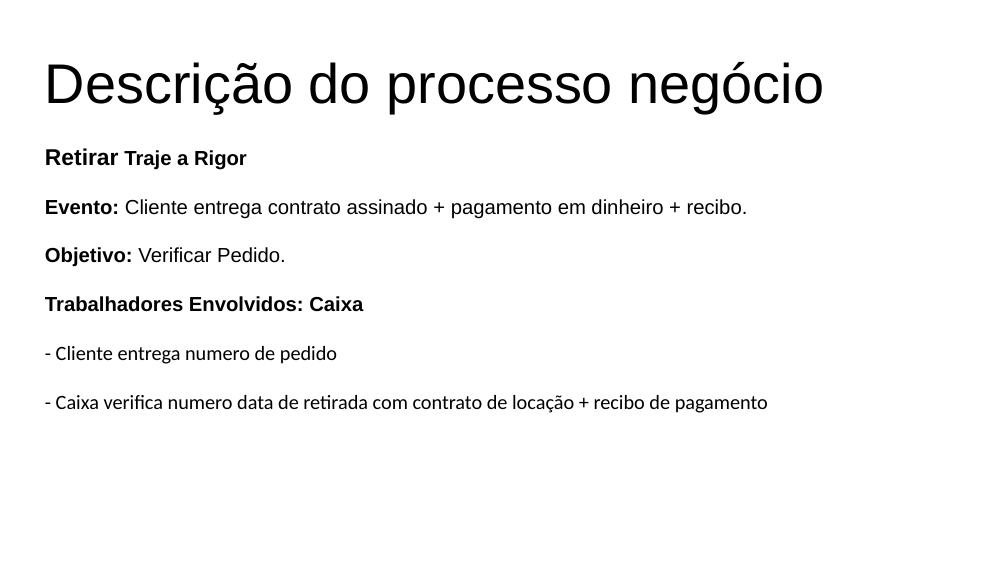
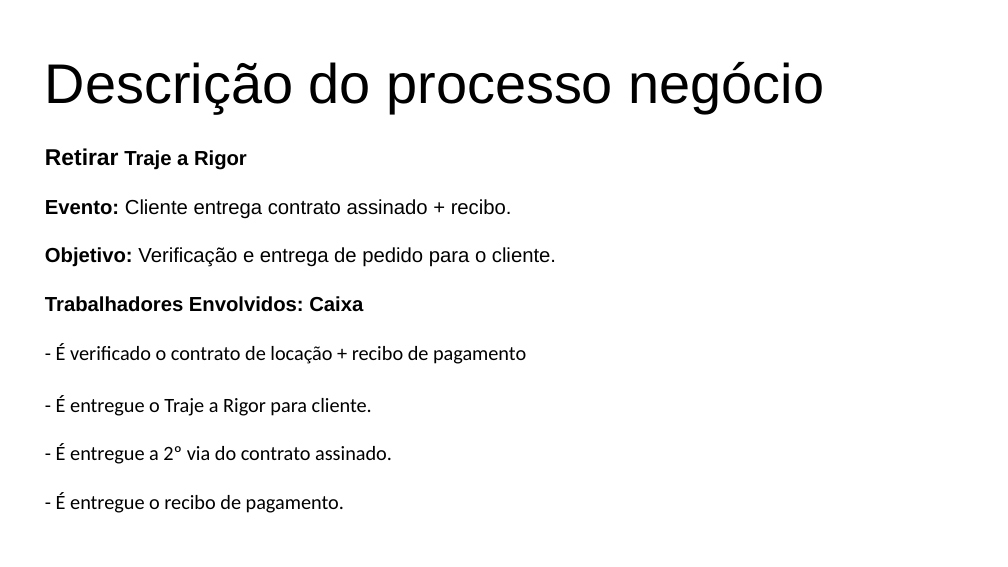
Before and after one commit to grupopenelopechavosa/OPE---Faculdade-Impacta, a slide deck: slide 4 of 18 - Descrição dos Processo de Negocio.pptx. Drawn at 1008x567 pixels with LibreOffice and Linux fonts; fonts in the diff are those of the drawing. Boxes give left, top, right and bottom in pixels: in the first picture for what was removed or moved away, otherwise in the second. Text is boxed around its words. In the diff, an @@ line names an element or a change of style, - is before the commit and + after.

```diff
--- a/18 - Descrição dos Processo de Negocio.pptx
+++ b/18 - Descrição dos Processo de Negocio.pptx
@@ text at [45,199,556,267]: text changed @@
-Evento: Cliente entrega contrato assinado + pagamento em dinheiro + recibo.
-Objetivo: Verificar Pedido.
+Evento: Cliente entrega contrato assinado + recibo.
+Objetivo: Verificação e entrega de pedido para o cliente.
@@ text at [56,343,526,513]: text changed @@
-- Cliente entrega numero de pedido
-- Caixa verifica numero data de retirada com contrato de locação + recibo de pagamento
+- É verificado o contrato de locação + recibo de pagamento
+- É entregue o Traje a Rigor para cliente.
+- É entregue a 2º via do contrato assinado.
+- É entregue o recibo de pagamento.
```
Also in this commit, not shown: 4 other slides changed, 2 slides removed, 4 other files.
